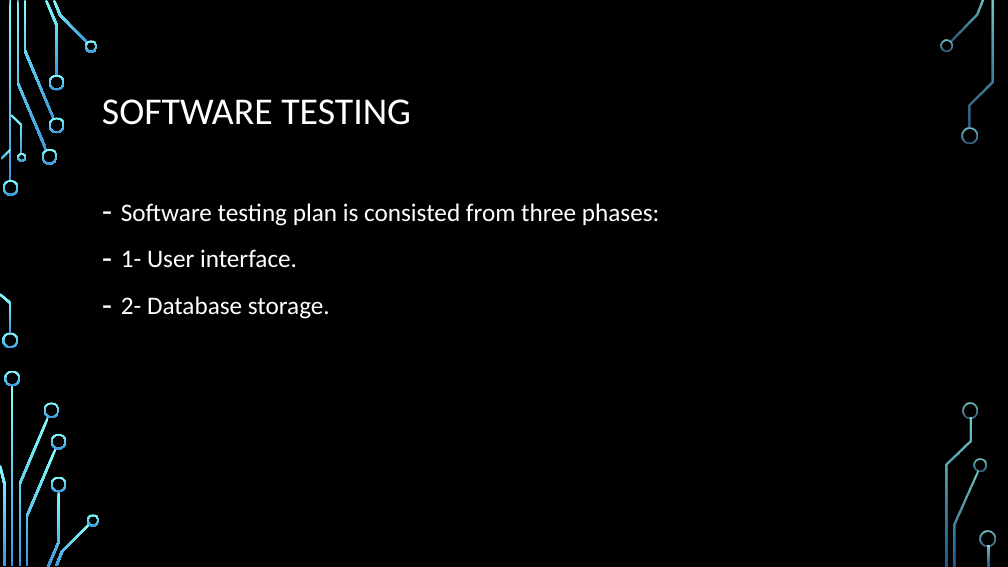
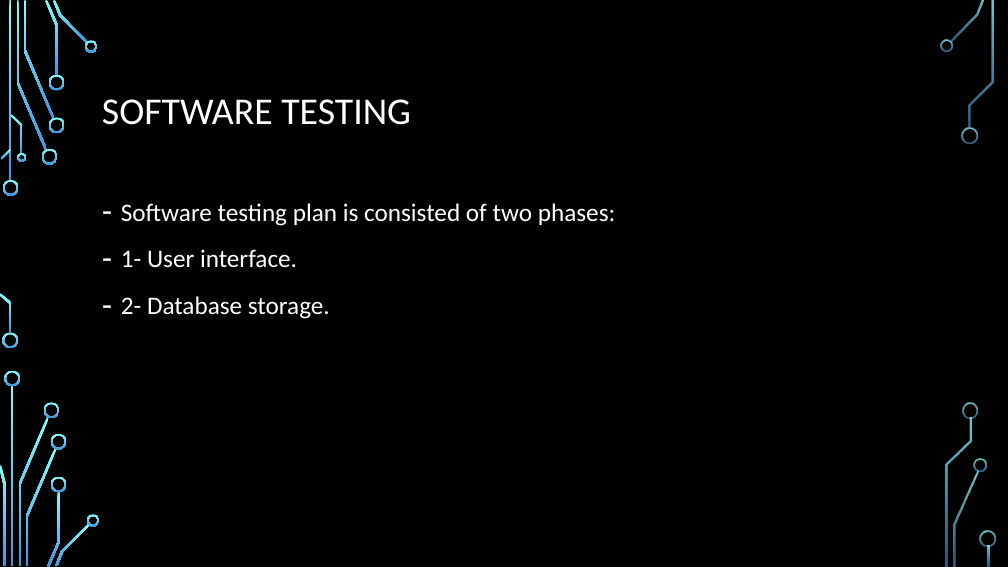
Before and after one commit to dontaylor6000/Group27_Tracker, a slide deck: slide 26 of Documentation/PDRFinal.pptx. Drawn at 1008x567 pixels with LibreOffice and Linux fonts; fonts in the diff are those of the drawing; background and template pictures are left out. Boxes give left, top, right and bottom in pixels: in the first picture for what was removed or moved away, otherwise in the second. Text is boxed around its words. In the diff, an @@ line names an element or a change of style, - is before the commit and + after.

```diff
--- a/Documentation/PDRFinal.pptx
+++ b/Documentation/PDRFinal.pptx
@@ text at bbox=[121, 203, 616, 226]: text changed @@
-– Software testing plan is consisted from three phases:
+– Software testing plan is consisted of two phases:
```
